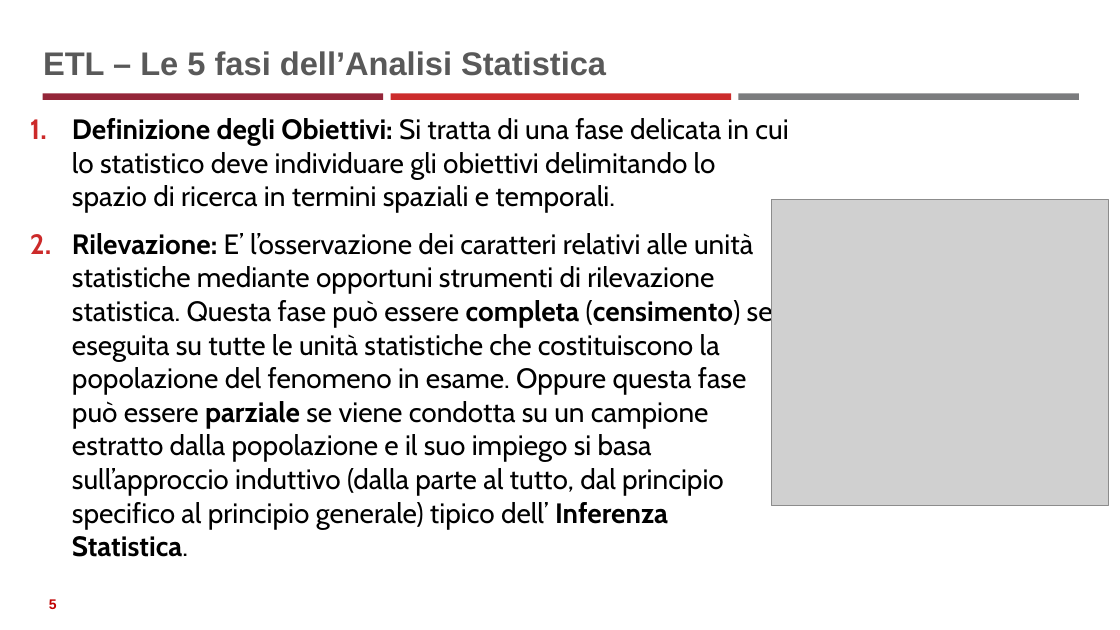
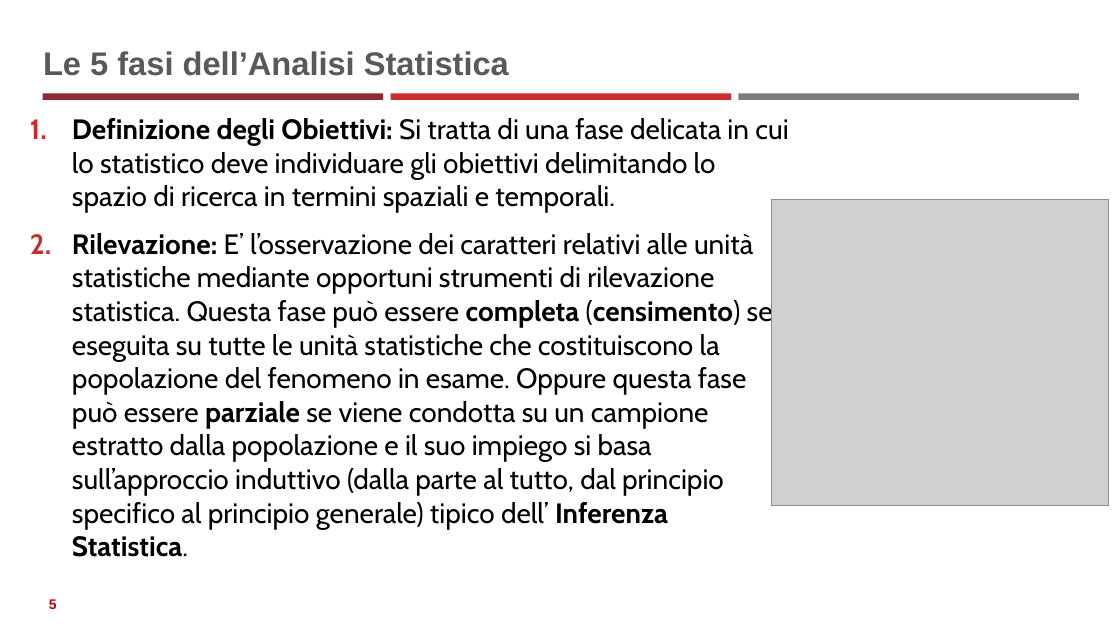
Before and after one commit to neural1977/data_science_interview_material, a slide deck: slide 5 of Statistics_ita.pptx. Drawn at 1120x630 pixels with LibreOffice and Linux fonts; fonts in the diff are those of the drawing; grey boxes stand for pictures. Boxes give left, top, right and bottom in pixels: in the first picture for what was removed or moved away, otherwise in the second. Text is boxed around its words. In the diff, an @@ line names an element or a change of style, - is before the commit and + after.

```diff
--- a/Statistics_ita.pptx
+++ b/Statistics_ita.pptx
@@ title at (x1=43, y1=51, x2=509, y2=76): text changed @@
-ETL – Le 5 fasi dell’Analisi Statistica
+Le 5 fasi dell’Analisi Statistica
```
Also in this commit, not shown: 2 other slides changed, 15 slides added, 1 slide removed, 8 other files.
